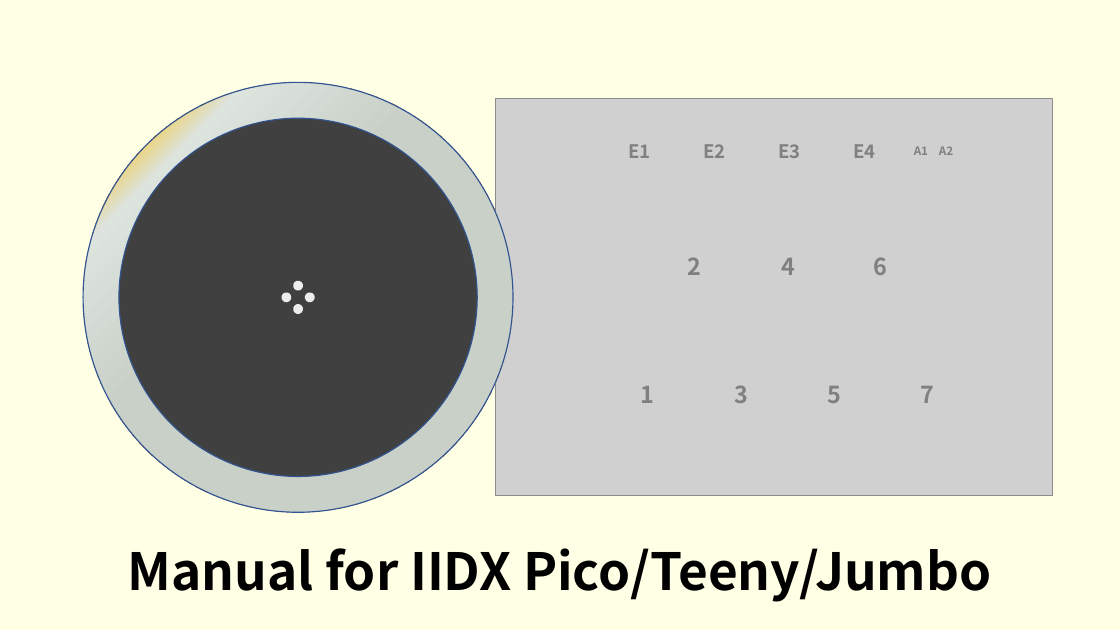
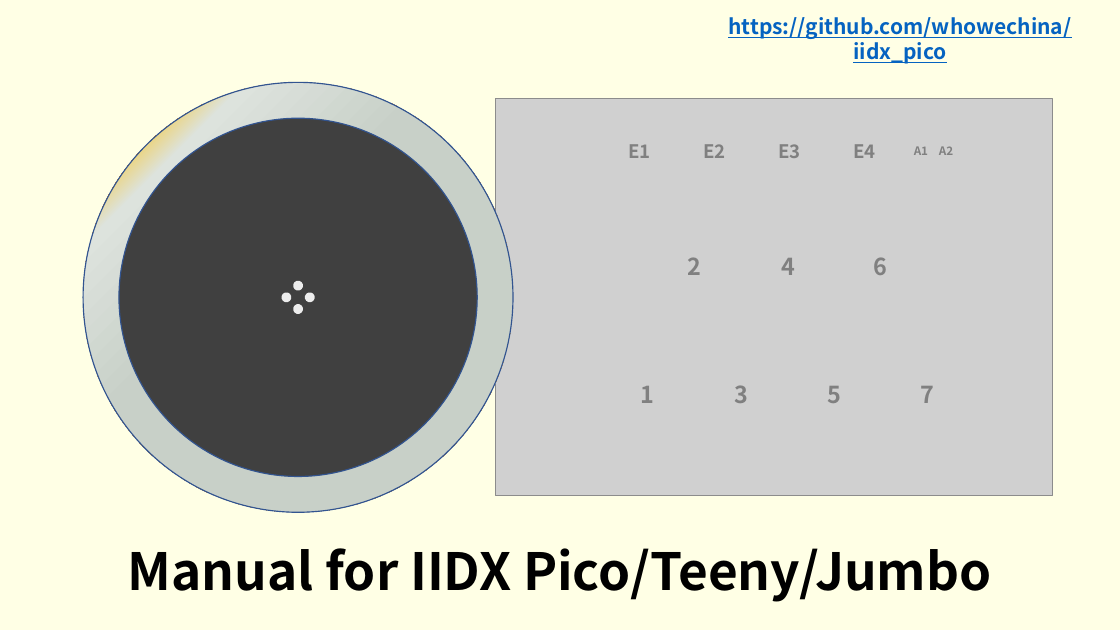
Before and after one commit to whowechina/iidx_pico, a slide deck: slide 1 of doc/Firmware_manual.pptx. Drawn at 1120x630 pixels with LibreOffice and Linux fonts; fonts in the diff are those of the drawing; grey boxes stand for pictures. Boxes give left, top, right and bottom in pixels: in the first picture for what was removed or moved away, otherwise in the second. Text is boxed around its words. In the diff, an @@ line names an element or a change of style, - is before the commit and + after.

```diff
--- a/doc/Firmware_manual.pptx
+++ b/doc/Firmware_manual.pptx
@@ text added at (x1=728, y1=17, x2=1071, y2=64), 18 pt, text #0563C1, bold, underline @@
+https://github.com/whowechina/iidx_pico
```
Also in this commit, not shown: 3 other slides changed, 1 other file.
